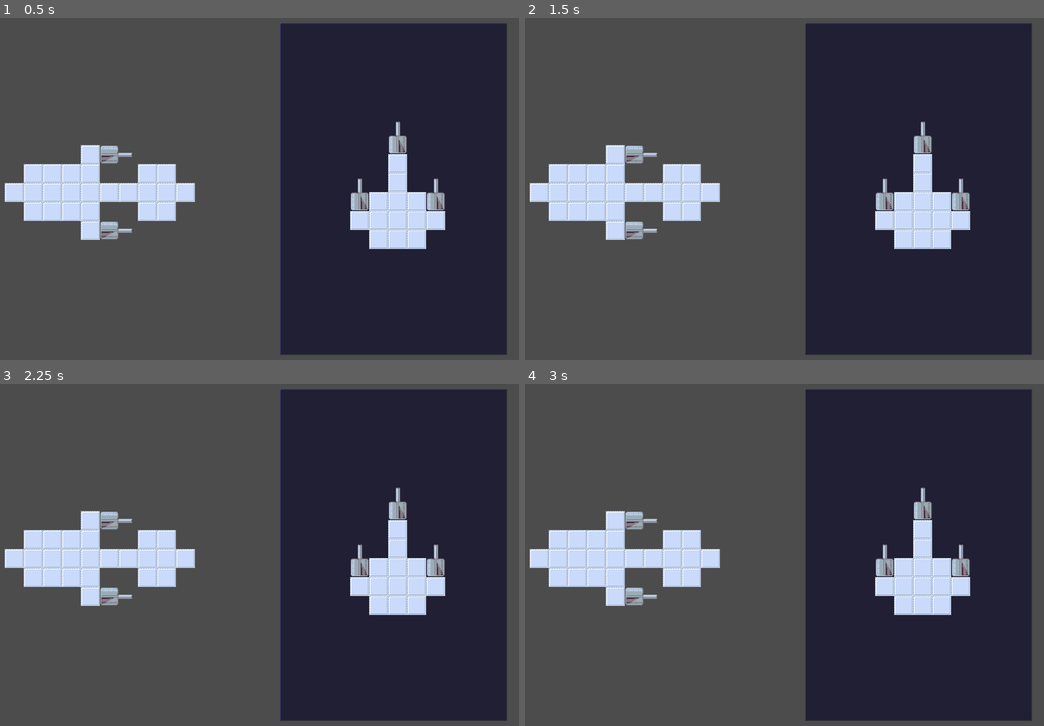
Above: before the commit, frames 1-4 (two rows, left to right).
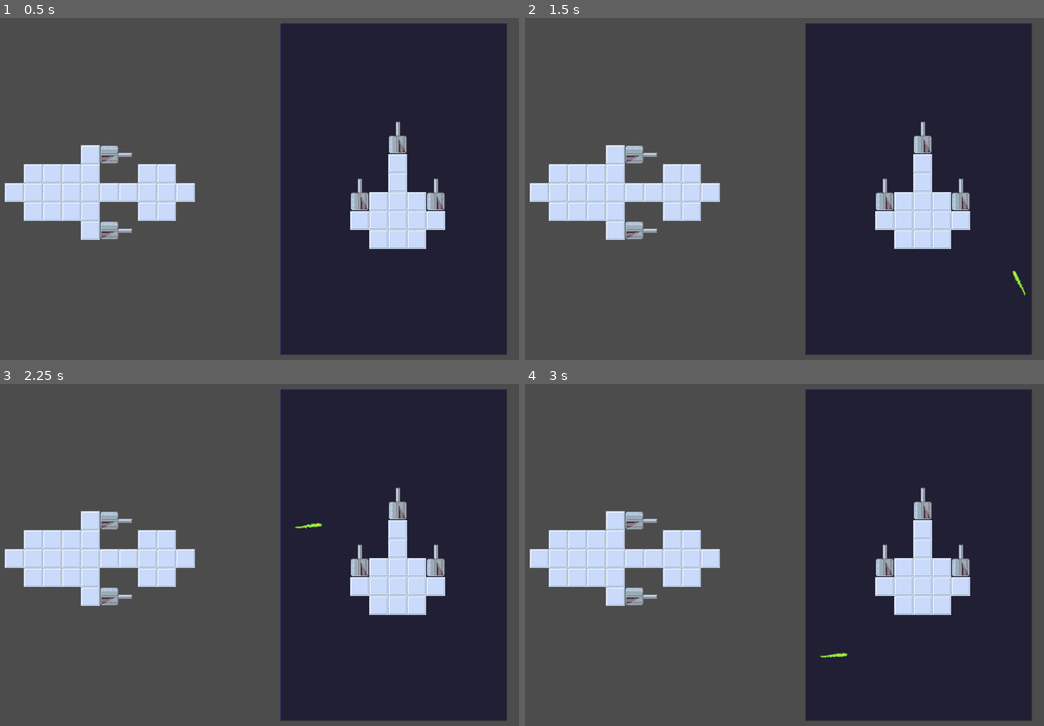
Above: after the commit, the same moments.

Repository: limelier/college-game-design-project
Game: Godot game, scene res://Main.tscn
Same seed, same stepped clock (60 frames per second), same inputs: the game is played once before the commit and once after it.
Inputs (mouse positions are in pixels of both pictures, inside the frame that each line leads up to):
- Up to frame 1 (0.5 s): no input
- Up to frame 2 (1.5 s): tap Enter at 0.5 s; move the mouse to (872, 171) at 0.52 s; click (872, 171) at 0.67 s; tap Space at 1.25 s; move the mouse to (618, 206) at 1.27 s; click (618, 206) at 1.42 s
- Up to frame 3 (2.25 s): tap Enter at 2 s; move the mouse to (275, 476) at 2.02 s; click (275, 476) at 2.17 s
- Up to frame 4 (3 s): tap Space at 2.75 s; move the mouse to (706, 626) at 2.77 s; click (706, 626) at 2.92 s

Frame 1 is identical in both runs. In frame 2, less than 0.1% of the frame differs, in the area x 93-97%, y 73-82%; in frame 3, less than 0.1%, in the area x 56-63%, y 40-43%; in frame 4, less than 0.1%.

Commit message:
add some bullet stuff

Diff:
--- /dev/null
+++ b/godot-project/Background.gd
@@ -0,0 +1,23 @@
+extends NinePatchRect
+
+
+export (PackedScene) var Projectile
+var target = Vector2()
+
+var projectileSpawn
+
+func _ready():
+	projectileSpawn = $ProjectileSpawnPath/ProjectileSpawn
+
+func _input(event):
+	if event is InputEventMouseButton and event.pressed:
+		print("firing at ", event.position)
+		fire_at(event.position)
+
+func fire_at(target):
+	projectileSpawn.offset = randi()
+
+	var proj = Projectile.instance()
+	proj.position = projectileSpawn.position
+	proj.fire(target)
+	add_child(proj)
--- /dev/null
+++ b/godot-project/Laser.gd
@@ -0,0 +1,26 @@
+extends Position2D
+
+var target = Vector2()
+var velocity = Vector2()
+const SPEED = 1000
+
+# Called when the node enters the scene tree for the first time.
+func _ready():
+	pass
+
+func fire(at):
+	print("am fired at ", at)
+	target = at
+	velocity = (target - position).normalized() * SPEED
+	rotation = velocity.angle()
+
+func _process(delta):
+	position += velocity * delta;
+
+	if position.distance_to(target) < 10:
+		explode()
+		return
+
+func explode():
+	print("killing self at ", position)
+	queue_free()
--- a/godot-project/Laser.tscn
+++ b/godot-project/Laser.tscn
@@ -1,8 +1,10 @@
-[gd_scene load_steps=2 format=2]
+[gd_scene load_steps=3 format=2]
 
 [ext_resource path="res://sprites/projectiles/laser.png" type="Texture" id=1]
+[ext_resource path="res://Laser.gd" type="Script" id=2]
 
 [node name="Laser" type="Position2D"]
+script = ExtResource( 2 )
 
 [node name="Sprite" type="Sprite" parent="."]
 position = Vector2( -19.9968, 0.00617409 )
--- a/godot-project/Main.gd
+++ b/godot-project/Main.gd
@@ -1,13 +1,4 @@
 extends Node
 
-
-var selected = null
-
-# Called when the node enters the scene tree for the first time.
 func _ready():
-	pass # Replace with function body.
-
-
-# Called every frame. 'delta' is the elapsed time since the previous frame.
-func _process(delta):
-	pass
+	randomize()
--- a/godot-project/Main.tscn
+++ b/godot-project/Main.tscn
@@ -1,9 +1,16 @@
-[gd_scene load_steps=5 format=2]
+[gd_scene load_steps=8 format=2]
 
 [ext_resource path="res://EnemyShip.tscn" type="PackedScene" id=1]
 [ext_resource path="res://PlayerShip.tscn" type="PackedScene" id=2]
 [ext_resource path="res://Main.gd" type="Script" id=3]
 [ext_resource path="res://sprites/ui/nine_patch_1.png" type="Texture" id=4]
+[ext_resource path="res://Laser.tscn" type="PackedScene" id=5]
+[ext_resource path="res://Background.gd" type="Script" id=6]
+
+[sub_resource type="Curve2D" id=1]
+_data = {
+"points": PoolVector2Array( 0, 0, 0, 0, 1.09375, 1.0625, 0, 0, 0, 0, 380.911, 0.948471, 0, 0, 0, 0, 381.006, 558.804, 0, 0, 0, 0, 1.19531, 558.632, 0, 0, 0, 0, 1.0625, 1.03125 )
+}
 
 [node name="Main" type="Node"]
 script = ExtResource( 3 )
@@ -36,6 +43,8 @@
 patch_margin_top = 2
 patch_margin_right = 2
 patch_margin_bottom = 2
+script = ExtResource( 6 )
+Projectile = ExtResource( 5 )
 
 [node name="CenterContainer" type="CenterContainer" parent="EnemyContainer/Background"]
 margin_right = 40.0
@@ -46,3 +55,10 @@
 
 [node name="EnemyShip" parent="EnemyContainer/Background/CenterContainer" instance=ExtResource( 1 )]
 position = Vector2( -74.3613, 92.5226 )
+
+[node name="ProjectileSpawnPath" type="Path2D" parent="EnemyContainer/Background"]
+curve = SubResource( 1 )
+
+[node name="ProjectileSpawn" type="PathFollow2D" parent="EnemyContainer/Background/ProjectileSpawnPath"]
+position = Vector2( 1.09375, 1.0625 )
+rotation = -0.000300206
--- a/godot-project/PlayerShip.tscn
+++ b/godot-project/PlayerShip.tscn
@@ -11,8 +11,10 @@
 format = 1
 tile_data = PoolIntArray( 393222, 0, 0, 458755, 0, 0, 458756, 0, 0, 458757, 0, 0, 458758, 0, 0, 458761, 0, 0, 458762, 0 …(243 unchanged characters)…
 
-[node name="Weapon" parent="." instance=ExtResource( 2 )]
+[node name="Weapons" type="Node2D" parent="."]
+
+[node name="Weapon" parent="Weapons" instance=ExtResource( 2 )]
 position = Vector2( 256, 208 )
 
-[node name="Weapon2" parent="." instance=ExtResource( 2 )]
+[node name="Weapon2" parent="Weapons" instance=ExtResource( 2 )]
 position = Vector2( 256, 336 )
